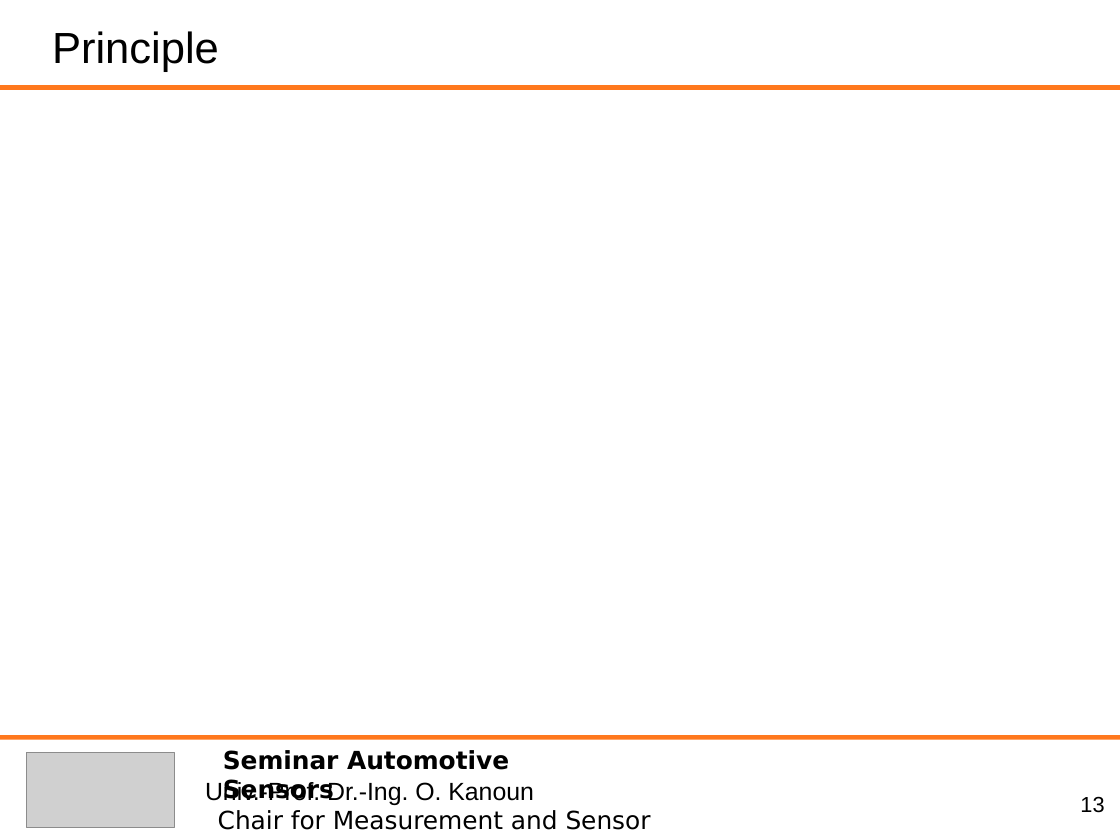
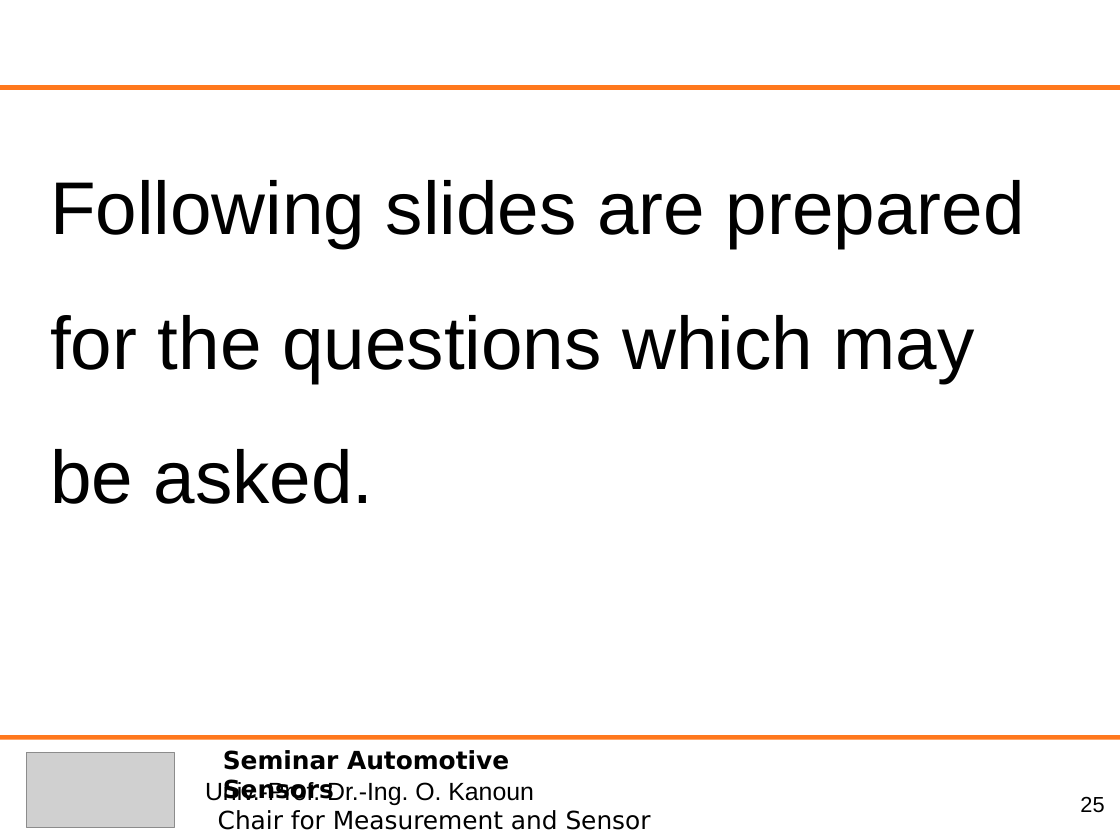
Before and after one commit to heihuhuRay/StudyNote, a slide deck: slide 25 of ASS/AutonoumousDriving_JunchengHu_C2.ppt (slide 13 before the commit). Drawn at 1120x840 pixels with LibreOffice and Linux fonts; fonts in the diff are those of the drawing; grey boxes stand for pictures. Boxes give left, top, right and bottom in pixels: in the first picture for what was removed or moved away, otherwise in the second. Text is boxed around its words. In the diff, an @@ line names an element or a change of style, - is before the commit and + after.

```diff
--- a/ASS/AutonoumousDriving_JunchengHu_C2.ppt
+++ b/ASS/AutonoumousDriving_JunchengHu_C2.ppt
@@ text removed at <box>52,31,219,72</box> @@
-Principle
@@ text added at <box>50,180,1025,504</box>, 48 pt, text #000000 @@
+Following slides are prepared for the questions which may be asked.
@@ page number at <box>1080,796,1104,813</box>: text changed @@
-13
+25
```
Also in this commit, not shown: 14 other slides changed, 3 slides added, 3 other files.
